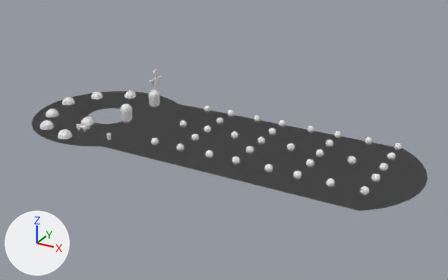
The Blender file scenes/starbucks.blend: old version first, new version second.
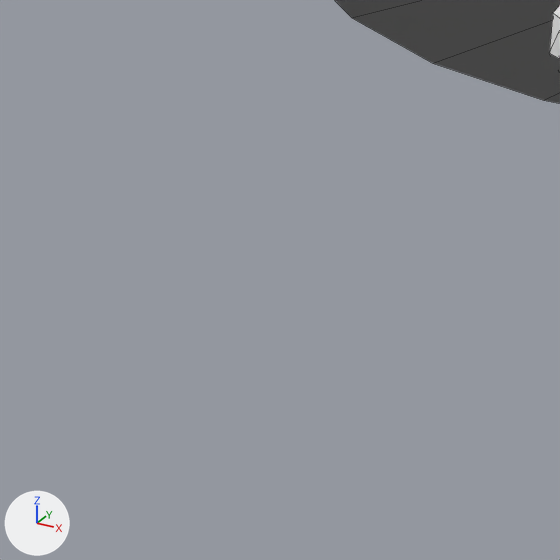
The first picture shows the older version from a 50 mm lens placed at (60.8, -64.1, 36.4), pointed at (23.3, 4.2, 2.3). The close-ups show both versions on the part from 1% to 13% of the width and 47% to 67% of the height of that picture; other places that the commit changed are outside them. Every picture has the same lights, and +X, +Y and +Z are marked at lower left. The close-ups show mesh edges as thin lines.

Objects in the first close-up: 'Platform', 'WalkMesh'.
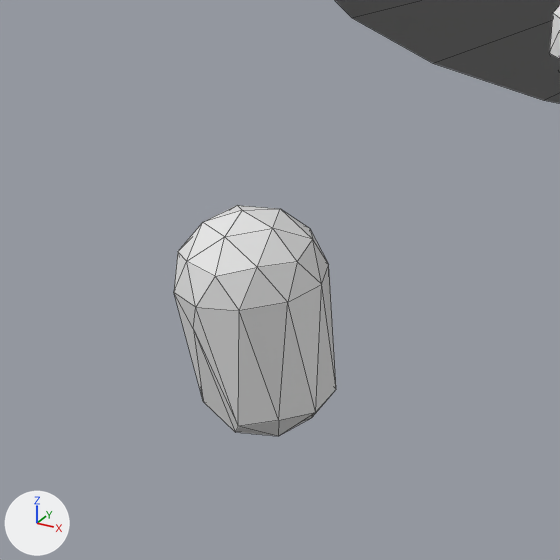
The change, as a diff of the scene's bpy script:
```diff
--- a/scenes/starbucks.blend.py
+++ b/scenes/starbucks.blend.py
@@ ob_customerbase @@
+ob_customerbase = bpy.data.objects.new('CustomerBase', me_customer_001.copy())  # the mesh of ob_customer_001
+ob_customerbase.location = (5.97, -14.75, 2.04)
+ob_customerbase.scale = (0.927, 0.927, 0.927)
```

What differs and where, as boxes (x1, y1, x2, y2) in the close-ups (560 x 560 px):
'CustomerBase', added
    after: (174, 205, 336, 436)
